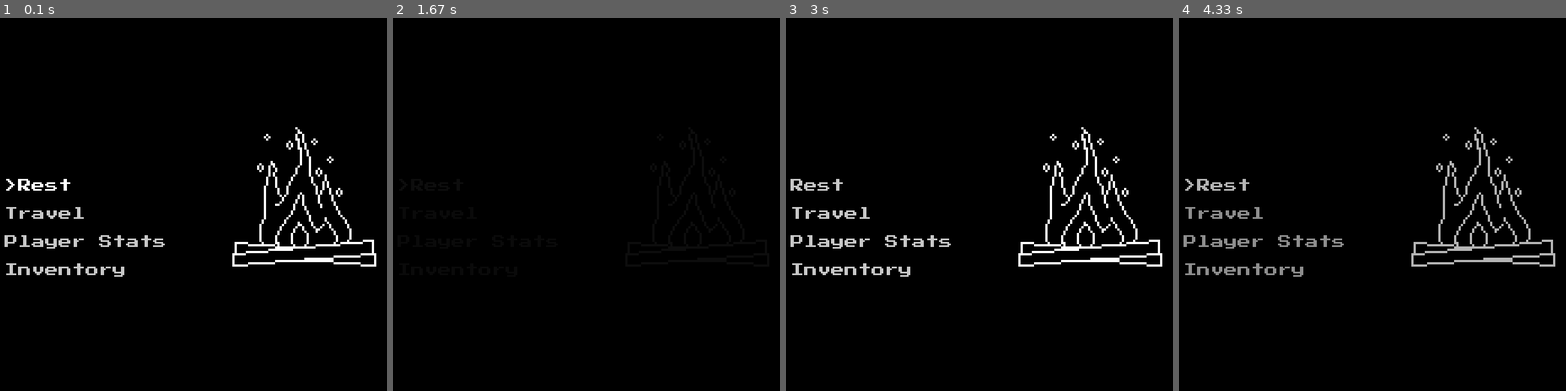
Above: before the commit, frames 1-4 (left to right).
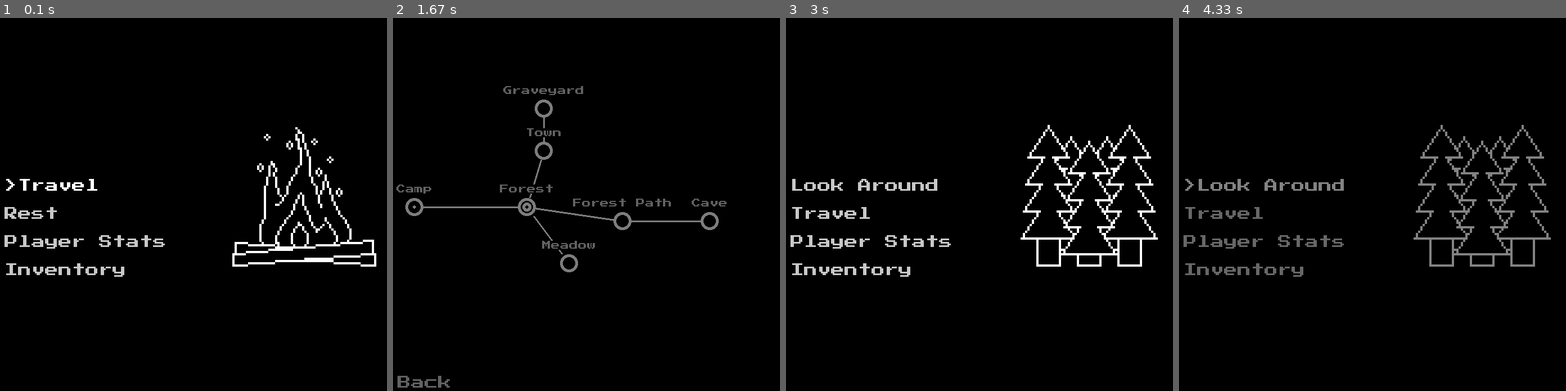
Above: after the commit, the same moments.

Repository: Cyborger/PygameTextRPG
Game: pygame game, started from launcher.py
Same seed, same stepped clock (60 frames per second), same inputs: the game is played once before the commit and once after it.
Inputs (mouse positions are in pixels of both pictures, inside the frame that each line leads up to):
- Up to frame 1 (0.1 s): no input
- Up to frame 2 (1.67 s): tap Enter at 0.33, 1 s; type "ann" at 0.67 s; click (528, 208) at 1.27 s
- Up to frame 3 (3 s): hold Left from 2.65 s (still down); move the mouse to (1033, 70) at 2.68 s
- Up to frame 4 (4.33 s): release Left at 3.18 s; hold Down 3.22-3.52 s; hold Up 3.55-3.92 s; tap Enter at 3.95 s

The runs differ from the first frame. In frame 1, 0.5% of the frame differs, in the area x 1-26%, y 43-54%; in frame 2, 2.1%; in frame 3, 3.8%; in frame 4, 5.2%, in the area x 1-98%, y 28-70%.

Commit message:
CreateButtonList()
Might need some tuning

Diff:
--- a/lib/menu.py
+++ b/lib/menu.py
@@ -45,6 +45,13 @@
         for surface in surfaces:
             self.surfaces.append(surface)
 
+    def createButtonList(self, buttons, x, y, spacing):
+        for button in buttons:
+            button.rect.x = x
+            button.rect.y = y
+            y += spacing
+        self.buttons.extend(buttons)
+
     def getRoot(self):
         return self.parentState.getRoot()
 
--- a/menus/mainLocationMenu.py
+++ b/menus/mainLocationMenu.py
@@ -13,14 +13,16 @@
         currentLocationImage = self.getParent().currentLocation.image
         self.addSurfaces(Surface(currentLocationImage, 425, 200))
 
+        buttons = []
         if self.getParent().currentLocation.hasEnemies():
             func = self.getParent().lookForEnemies
-            self.addButtons(LabelButton("Look Around", 20, 250, func))
+            buttons.append(LabelButton("Look Around", 0, 0, func))
+        buttons.append(LabelButton("Travel", 0, 0, self.goToTravelMenu))
         if self.getParent().currentLocation.canRest:
-            self.addButtons(LabelButton("Rest", 20, 300, self.rest))
-        self.addButtons(LabelButton("Travel", 20, 350, self.goToTravelMenu))
-        self.addButtons(LabelButton("Player Stats", 20, 400, self.playerStats))
-        self.addButtons(LabelButton("Inventory", 20, 450, self.goToInventory))
+            buttons.append(LabelButton("Rest", 0, 0, self.rest))
+        buttons.append(LabelButton("Player Stats", 0, 0, self.playerStats))
+        buttons.append(LabelButton("Inventory", 0, 0, self.goToInventory))
+        self.createButtonList(buttons, 20, 300, 50)
 
     def goToTravelMenu(self):
         self.getRoot().fadeMenuChange("travelMenu", "fast")
--- a/menus/weaponChoiceMenu.py
+++ b/menus/weaponChoiceMenu.py
@@ -11,7 +11,7 @@
         self.surfaces[:] = []
         self.surfaces.extend(self.getParent().getEnemyGUISurfaces())
         weapons = self.getRoot().player.inventory.getWeapons()
-        y = 20
+        y = 200
         spacing = 50
         for weapon in weapons:
             self.addButtons(LabelButton(weapon.name, 20, y,
